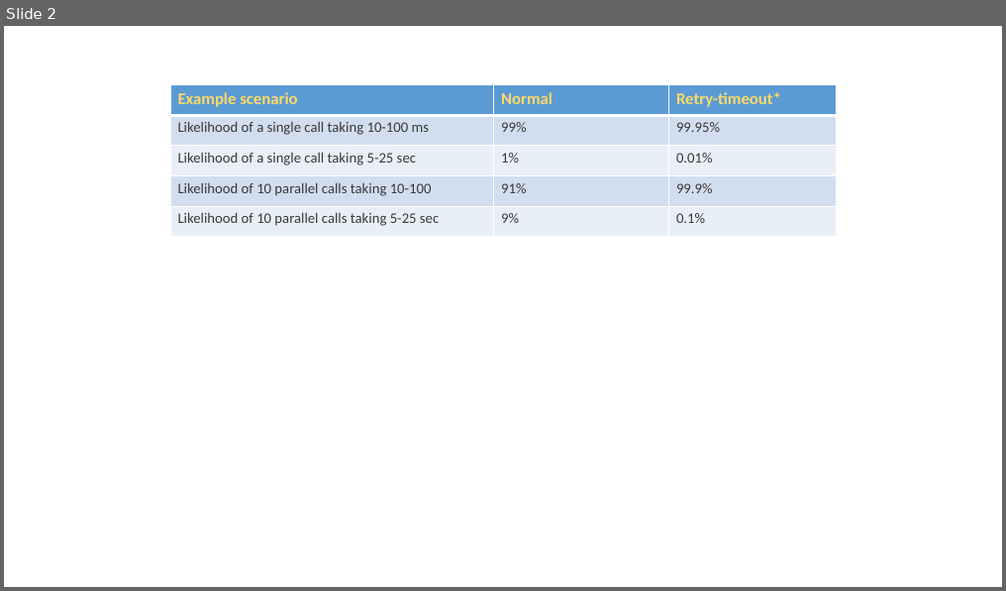
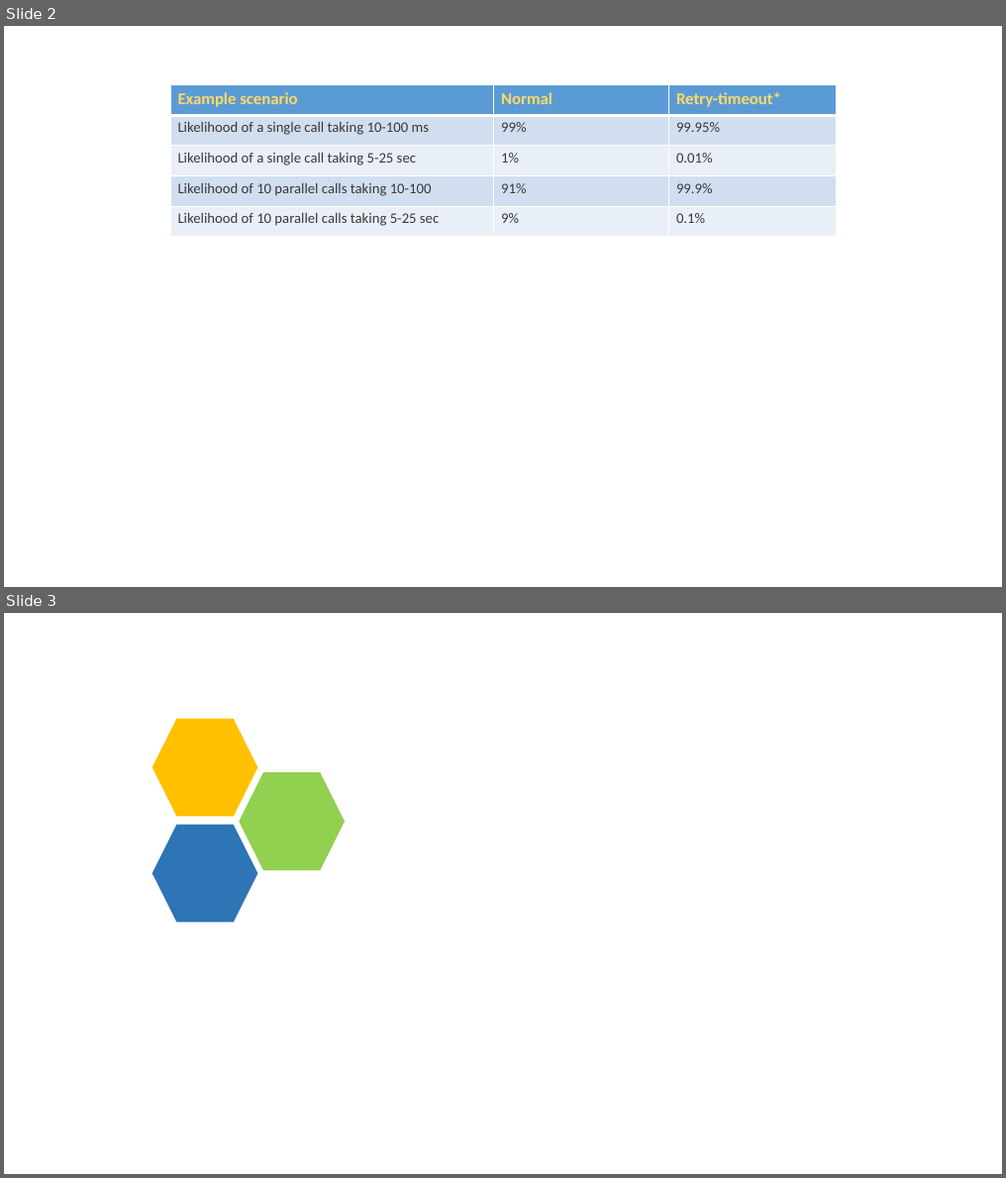
Before and after one commit to aliostad/PublicImages, a slide deck: diagrams/Diagrams.pptx. Shown one above the other, each under a label of ours: slide 2 before the commit, slides 2 and 3 after it. The pictures are 1006x591 and 1006x1178 pixels, drawn with LibreOffice and Linux fonts; fonts in the diff are those of the drawing. Boxes give left, top, right and bottom in pixels: in the first picture for what was removed or moved away, otherwise in the second. Text is boxed around its words. In the diff, an @@ line names an element or a change of style, - is before the commit and + after.

```diff
--- a/diagrams/Diagrams.pptx
+++ b/diagrams/Diagrams.pptx
@@ slide 3 added at (x1=4, y1=613, x2=1002, y2=1174), background #FFFFFF @@
@@ hexagon added at (x1=152, y1=719, x2=257, y2=817), fill #FFC000 @@
@@ hexagon added at (x1=239, y1=772, x2=345, y2=870), fill #92D050 @@
@@ hexagon added at (x1=152, y1=825, x2=257, y2=923), fill #2E75B6 @@
```
Also in this commit, not shown: 1 other slide added, 2 other files.
